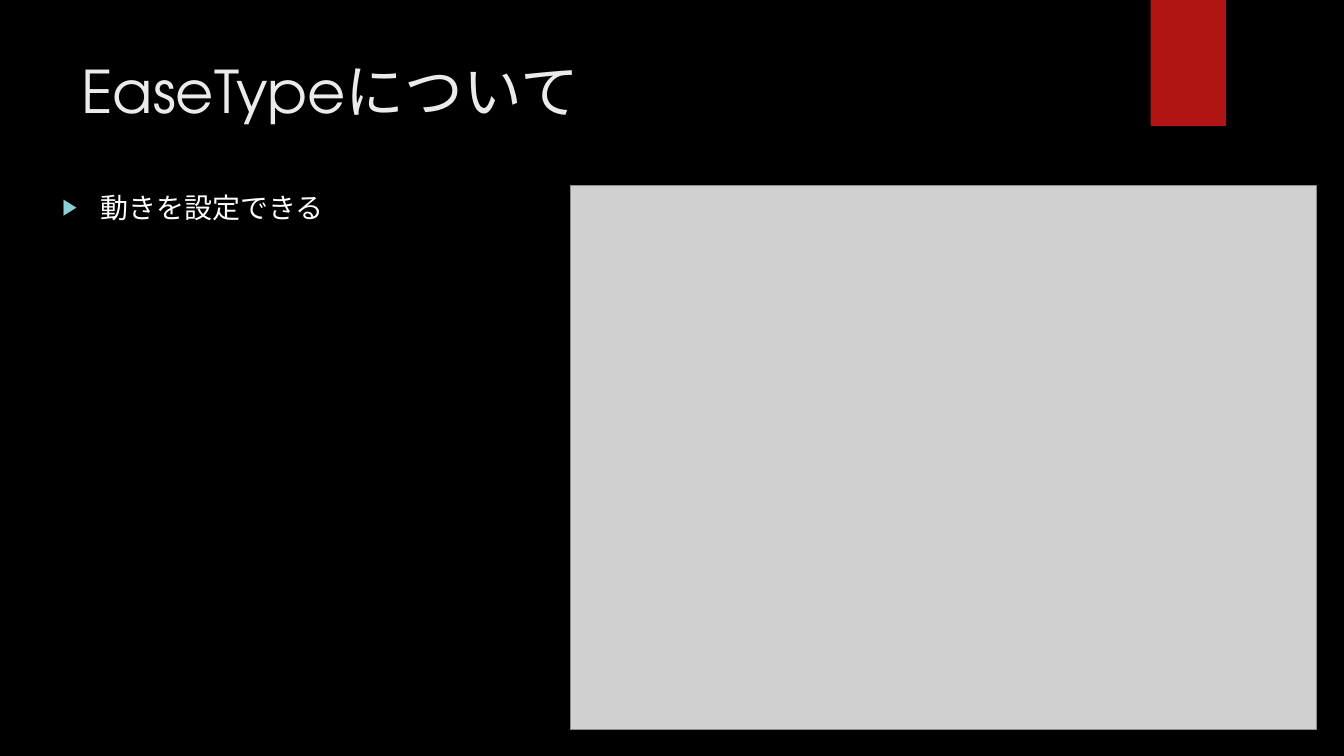
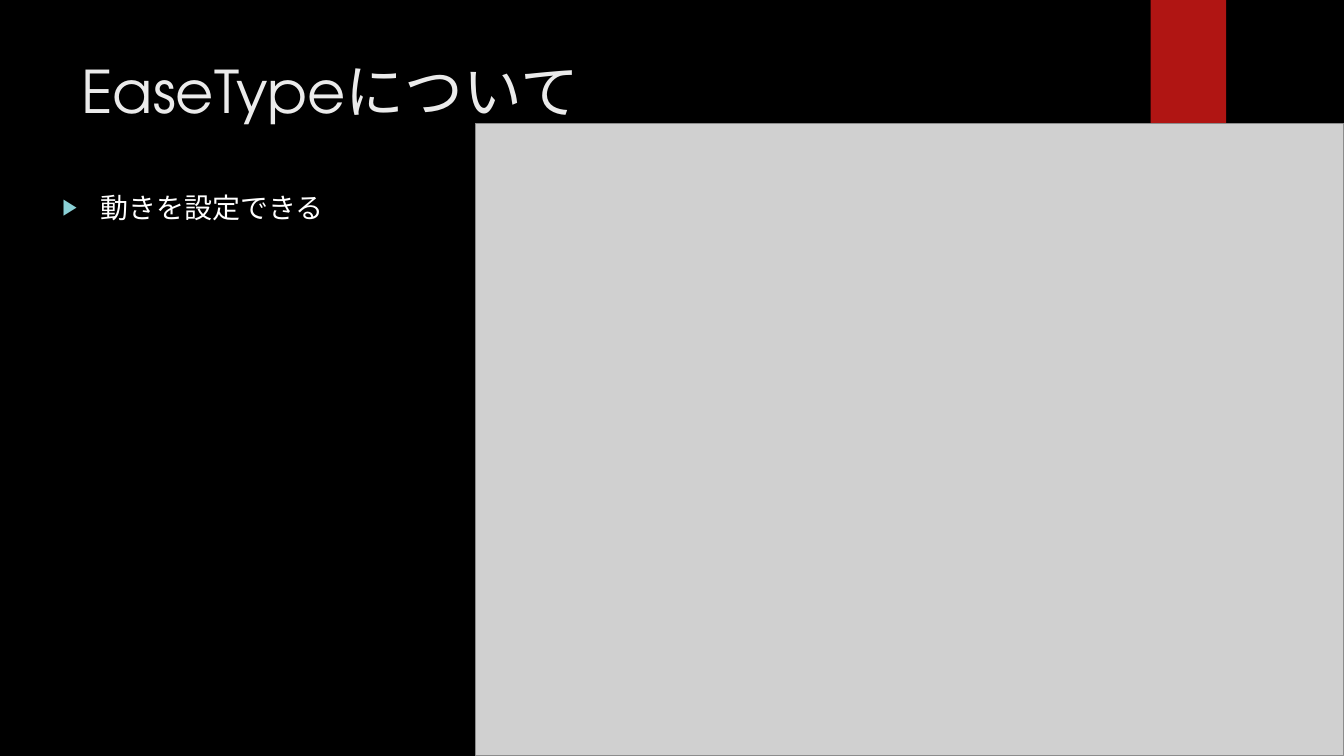
Before and after one commit to hopesnow/Study, a slide deck: slide 14 of RHStudy/Documents/プレゼンテーション1.pptx. Drawn at 1344x756 pixels with LibreOffice and Linux fonts; fonts in the diff are those of the drawing; grey boxes stand for pictures; background and template pictures are left out. Boxes give left, top, right and bottom in pixels: in the first picture for what was removed or moved away, otherwise in the second. Text is boxed around its words. In the diff, an @@ line names an element or a change of style, - is before the commit and + after.

```diff
--- a/RHStudy/Documents/プレゼンテーション1.pptx
+++ b/RHStudy/Documents/プレゼンテーション1.pptx
@@ picture: place and size @@
-picture at [571,186,1317,729]
+picture at [476,123,1344,756]
@@ ellipse removed at [949,185,1259,495] @@
```
Also in this commit, not shown: 8 other slides changed, 2 slides added, 1 slide removed, 2 other files.
